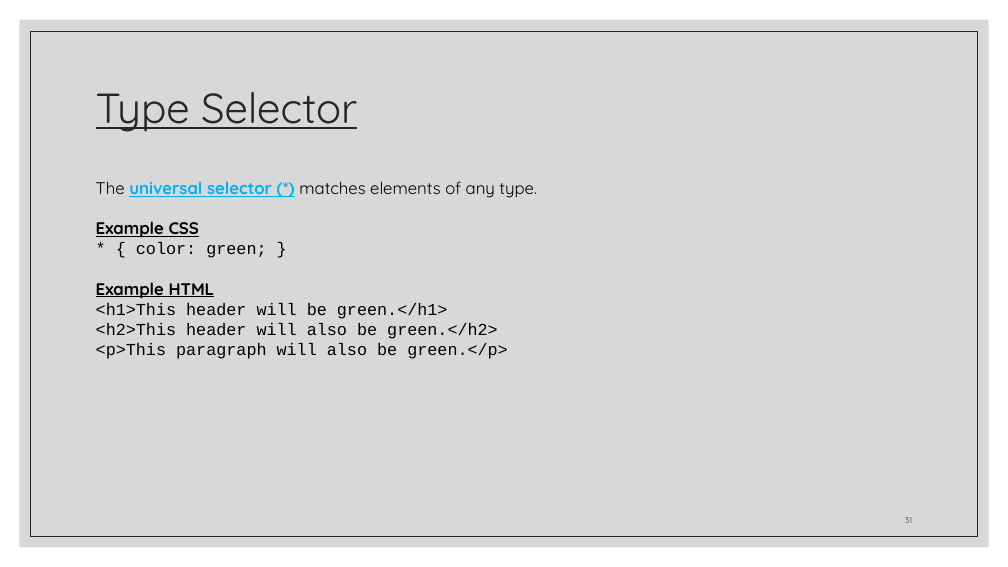
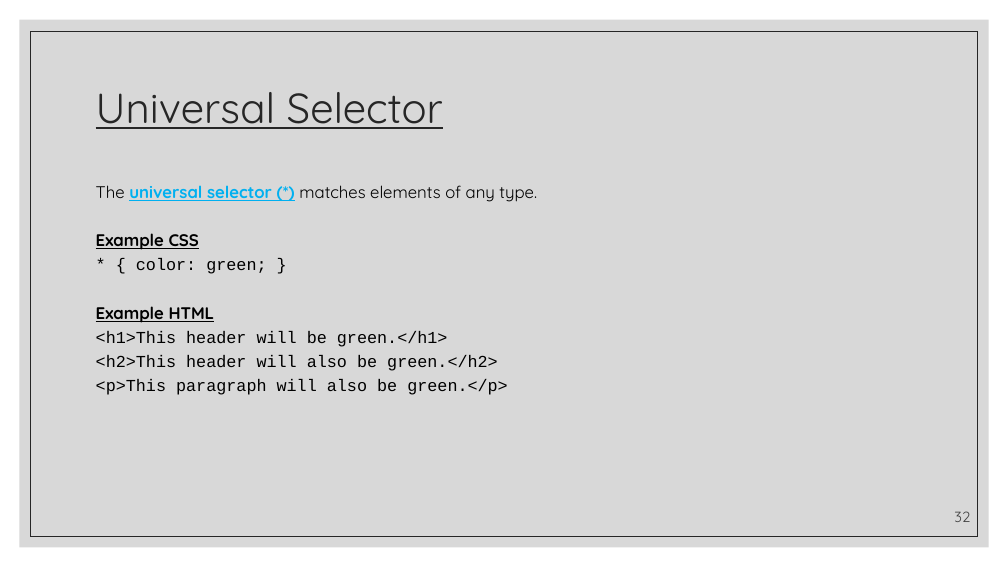
Before and after one commit to zackstotts/base-node-curriculum, a slide deck: slide 32 of unit_00/html_review/02 CSS.pptx (slide 31 before the commit). Drawn at 1008x567 pixels with LibreOffice and Linux fonts; fonts in the diff are those of the drawing. Boxes give left, top, right and bottom in pixels: in the first picture for what was removed or moved away, otherwise in the second. Text is boxed around its words. In the diff, an @@ line names an element or a change of style, - is before the commit and + after.

Commit message:
fixing typos

```diff
--- a/unit_00/html_review/02 CSS.pptx
+++ b/unit_00/html_review/02 CSS.pptx
@@ title at box(96, 92, 443, 129): text changed @@
-Type Selector
+Universal Selector
@@ text "The universal selector (*) matches ..." at box(96, 185, 537, 395): line spacing 1 to 1.2 @@
@@ page number at box(954, 511, 970, 522): text changed; size 8 to 14 pt @@
-31
+32
```
Also in this commit, not shown: 6 other slides changed, 1 slide added.
